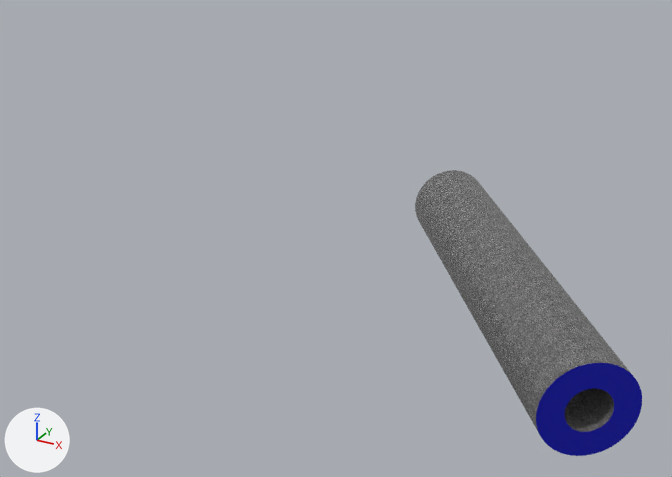
A saved change to the glTF model membrana.glb.
One viewpoint serves both versions: a 50 mm lens placed at (0.464, -1.445, 0.798), pointed at (-0.202, -0.235, 0.193). Arrows for +X, +Y and +Z are at lower left; the lights stay in place.

Objects in the first picture: 'Tube - baked', 'Tube - baked 2'.
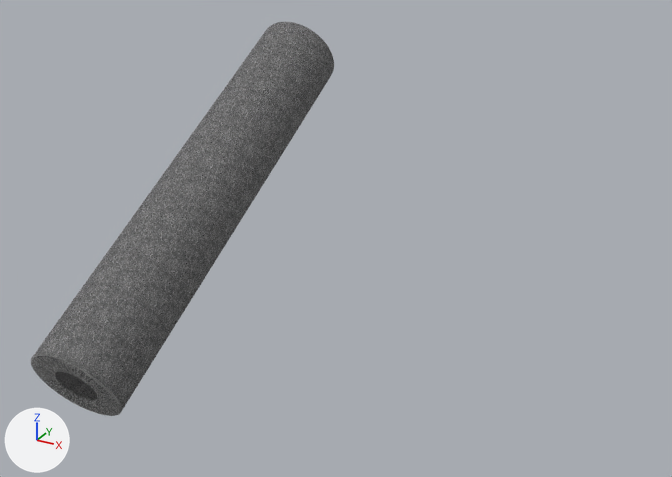
Boxes [x1, y1, x2, y2] around the edits, measured in the pictures (672 x 477 px):
'Tube - baked 2', moved, turned, rescaled: before [415, 170, 635, 435]; after [33, 22, 334, 410]
'Tube - baked', recoloured, moved, turned, rescaled: before [536, 363, 642, 456]; after [31, 355, 122, 416]

What changed in the scene script:
```text
Add mat_colorado:
    mat_colorado = bpy.data.materials.new('Colorado')
    # uses the picture img_image_1
Change me_mesh_2:
    where me_mesh_2.from_pydata(...)  # 128 vertices, 128 faces; spans x 190.5..310.8, y -149.8..0.0, z -387.2..-298.0
    remove me_mesh_2.materials.append(mat_soft_royal)  # blue #0005ac
    add me_mesh_2.materials.append(mat_colorado)
Change ob_tube___baked_2:
    ob_tube___baked_2.scale: (0.001, 0.001, 0.001) -> (1.0, 1.0, 1.0)
    add ob_tube___baked_2.parent = ob_group
    ob_tube___baked_2.location: (0.0, 0.0, 0.0) -> (-205.1, 259.6, 255.6)
    ob_tube___baked_2.rotation_euler: (-1.571, 0.0, 0.0) -> (-0.586, 0.823, 1.761)  # degrees (-90, 0, 0) -> degrees (-34, 47, 101)
Change ob_tube___baked:
    ob_tube___baked.scale: (0.001, 0.001, 0.001) -> (1.0, 1.0, 1.0)
    add ob_tube___baked.parent = ob_group
    ob_tube___baked.location: (0.0, 0.0, 0.0) -> (-205.1, 259.6, 255.6)
    ob_tube___baked.rotation_euler: (-1.571, 0.0, 0.0) -> (-0.586, 0.823, 1.761)  # degrees (-90, 0, 0) -> degrees (-34, 47, 101)
Add ob_group:
    ob_group = bpy.data.objects.new('Group', None)
    ob_group.location = (-0.609, -0.636, 0.314)
    ob_group.rotation_euler = (-0.81, -0.306, -0.718)  # degrees (-46, -18, -41)
    ob_group.scale = (0.001, 0.001, 0.001)
```
